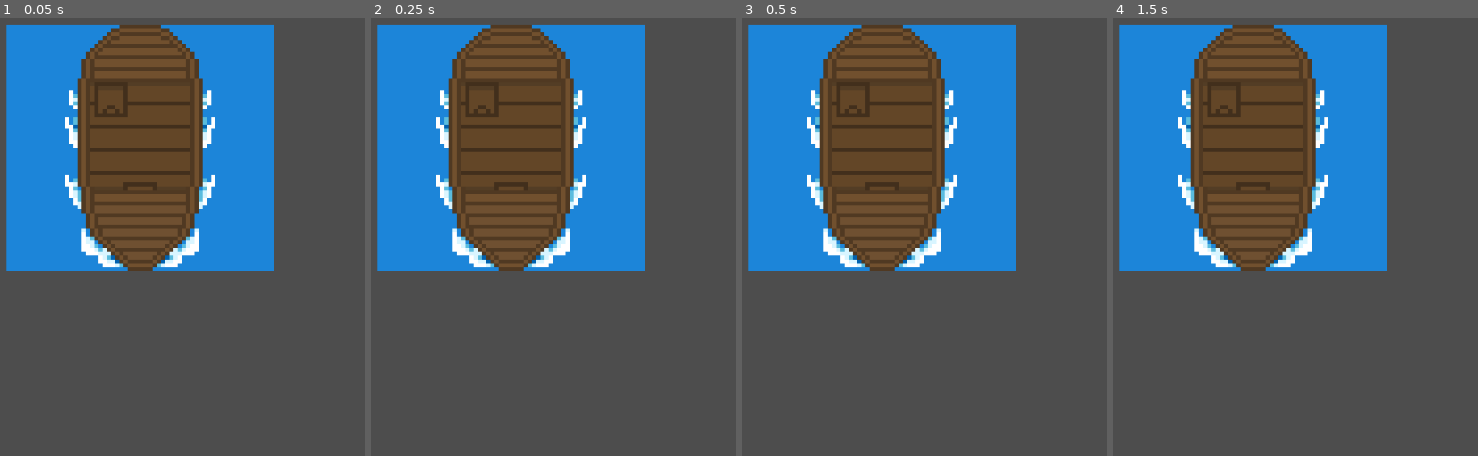
Above: before the commit, frames 1-4 (left to right).
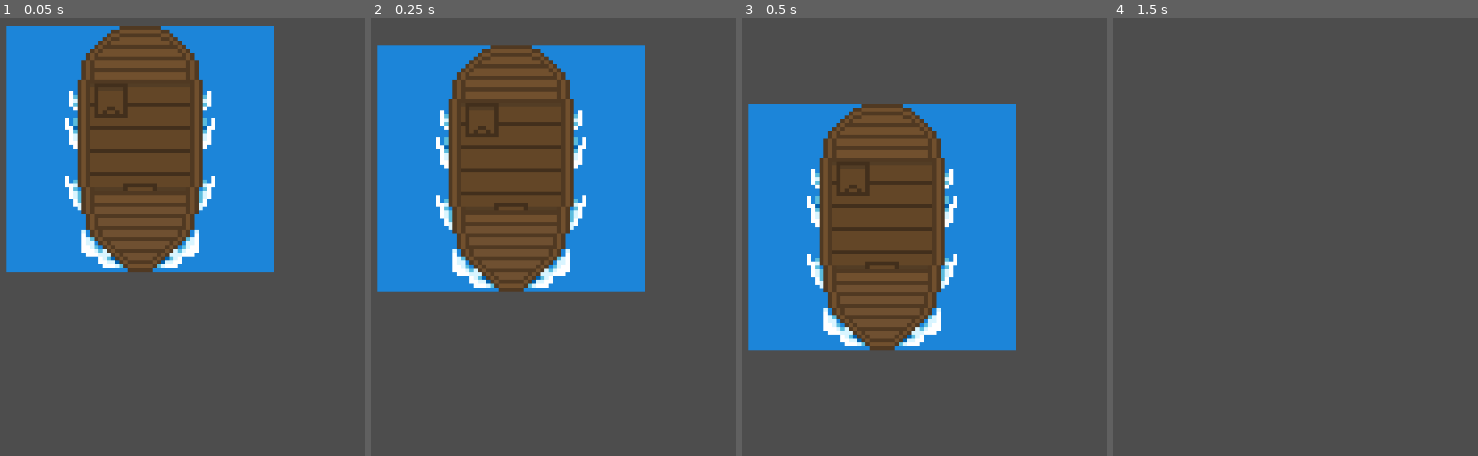
Above: after the commit, the same moments.

Repository: Jmock27/Pirates_Odyssey
Game: Godot game, scene res://character_body_2d.tscn
Same seed, same stepped clock (60 frames per second), same inputs: the game is played once before the commit and once after it. The project has no main scene, so this scene is started directly.
Inputs:
- Up to frame 1 (0.05 s): no input
- Up to frame 2 (0.25 s): no input
- Up to frame 3 (0.5 s): no input
- Up to frame 4 (1.5 s): tap Enter (ui_accept) at 0.5, 0.6, 0.77, 1.07, 1.35 s; hold Right (ui_right) from 0.53 s (still down)

The runs differ from the first frame. In frame 1, 2.2% of the frame differs, in the area x 1-76%, y 1-58%; in frame 2, 15%; in frame 3, 32%; in frame 4, 41%.

Commit message:
Player Hitbox

Diff:
--- a/character_body_2d.tscn
+++ b/character_body_2d.tscn
@@ -1,5 +1,6 @@
-[gd_scene load_steps=17 format=3 uid="uid://dg00a17dkc7c1"]
+[gd_scene load_steps=18 format=3 uid="uid://dg00a17dkc7c1"]
 
+[ext_resource type="Script" path="res://playerscript.gd" id="1_6yg54"]
 [ext_resource type="Texture2D" uid="uid://bi07hyqipkpm2" path="res://Foozle_2DT0013_Scallywag_Ships/Foozle_2DT0013_Scallywag_Ships/Boat-animation.png.png/7abfe389823b47dfe95ea6c8505bc4d7AdTNQmEHNWktHtnd-0.png" id="1_fv5ab"]
 [ext_resource type="Texture2D" uid="uid://h0xp42rnuqex" path="res://Foozle_2DT0013_Scallywag_Ships/Foozle_2DT0013_Scallywag_Ships/Boat-animation.png.png/7abfe389823b47dfe95ea6c8505bc4d7AdTNQmEHNWktHtnd-1.png" id="2_6ru2l"]
 [ext_resource type="Texture2D" uid="uid://dc73d7beylvtv" path="res://Foozle_2DT0013_Scallywag_Ships/Foozle_2DT0013_Scallywag_Ships/Boat-animation.png.png/7abfe389823b47dfe95ea6c8505bc4d7AdTNQmEHNWktHtnd-2.png" id="3_5aq0n"]
@@ -86,6 +87,7 @@
 
 [node name="Player" type="CharacterBody2D"]
 position = Vector2(1, 0)
+script = ExtResource("1_6yg54")
 
 [node name="AnimatedSprite2D" type="AnimatedSprite2D" parent="."]
 texture_filter = 1
--- /dev/null
+++ b/playerscript.gd
@@ -0,0 +1,28 @@
+extends CharacterBody2D
+
+
+const SPEED = 300.0
+const JUMP_VELOCITY = -400.0
+
+# Get the gravity from the project settings to be synced with RigidBody nodes.
+var gravity = ProjectSettings.get_setting("physics/2d/default_gravity")
+
+
+func _physics_process(delta):
+	# Add the gravity.
+	if not is_on_floor():
+		velocity.y += gravity * delta
+
+	# Handle jump.
+	if Input.is_action_just_pressed("ui_accept") and is_on_floor():
+		velocity.y = JUMP_VELOCITY
+
+	# Get the input direction and handle the movement/deceleration.
+	# As good practice, you should replace UI actions with custom gameplay actions.
+	var direction = Input.get_axis("ui_left", "ui_right")
+	if direction:
+		velocity.x = direction * SPEED
+	else:
+		velocity.x = move_toward(velocity.x, 0, SPEED)
+
+	move_and_slide()
